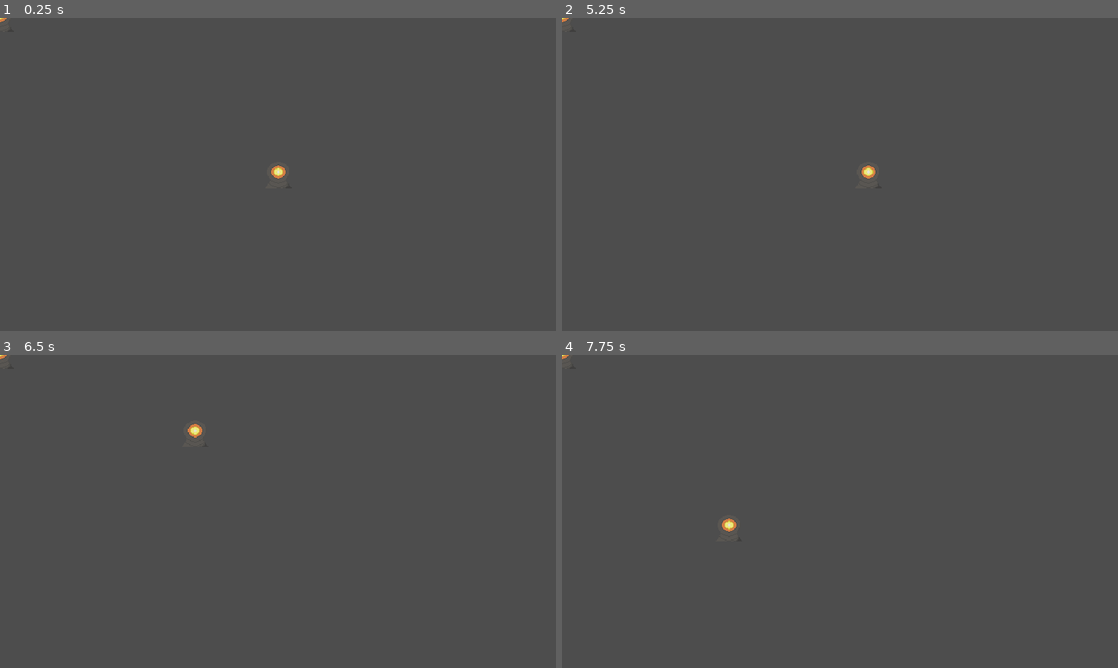
Above: before the commit, frames 1-4 (two rows, left to right).
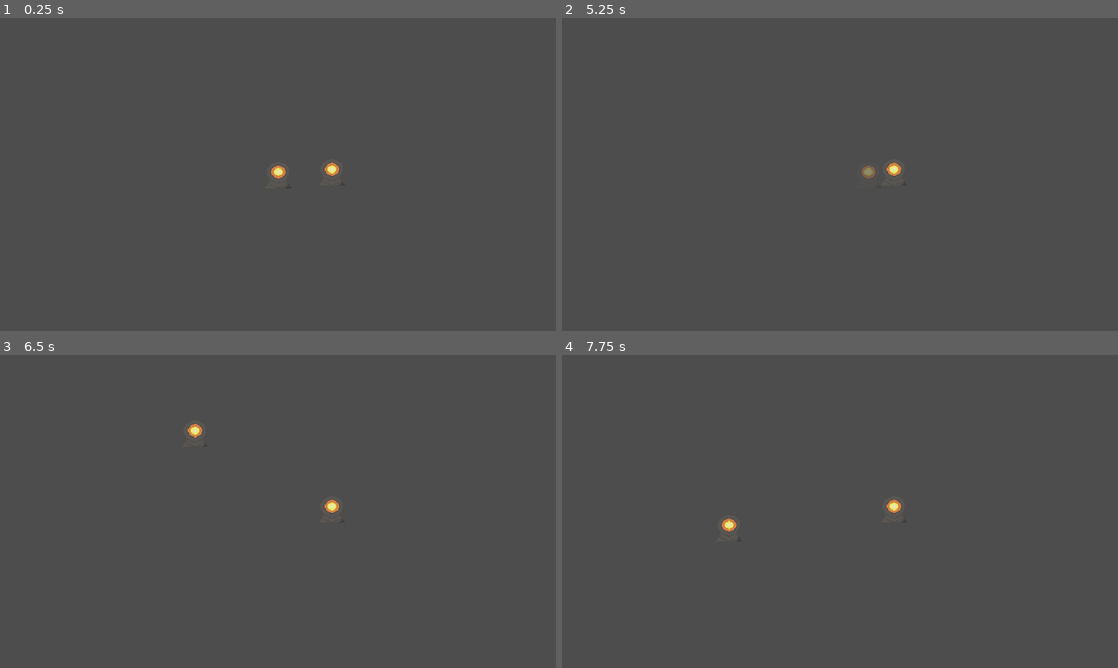
Above: after the commit, the same moments.

Repository: sushitoad/tower-defense-prototype
Game: Godot game, scene res://fixing_nearby_beacons.tscn
Same seed, same stepped clock (60 frames per second), same inputs: the game is played once before the commit and once after it. This scene is started directly instead of the project's main scene.
Inputs (mouse positions are in pixels of both pictures, inside the frame that each line leads up to):
- Up to frame 1 (0.25 s): no input
- Up to frame 2 (5.25 s): tap Enter at 0.5, 2, 3.5 s; move the mouse to (962, 158) at 0.52 s; tap S (CameraDown) at 0.6, 4.35 s; tap Space at 1.25, 2.75, 4.25 s; move the mouse to (728, 190) at 1.27 s; tap A (CameraLeft) at 1.35, 5.1 s; move the mouse to (895, 105) at 2.02 s; tap D (CameraRight) at 2.1 s; move the mouse to (812, 237) at 2.77 s; tap W (CameraUp) at 2.85 s; move the mouse to (1006, 221) at 3.52 s; click (1006, 221) at 3.6 s; move the mouse to (673, 127) at 4.27 s; move the mouse to (867, 174) at 5.02 s
- Up to frame 3 (6.5 s): move the mouse to (194, 433) at 5.77 s; tap D (CameraRight) at 5.85 s
- Up to frame 4 (7.75 s): move the mouse to (962, 495) at 6.52 s; tap W (CameraUp) at 6.6 s; move the mouse to (728, 527) at 7.27 s; click (728, 527) at 7.35 s

The runs differ from the first frame. In frame 1, less than 0.1% of the frame differs, in the area x 0-61%, y 0-51%; in frame 2, 0.2%, in the area x 0-61%, y 0-52%; in frame 3, less than 0.1%; in frame 4, less than 0.1%.

Commit message:
bug fix and notes

Diff:
--- a/fixing_nearby_beacons.tscn
+++ b/fixing_nearby_beacons.tscn
@@ -5,6 +5,7 @@
 [node name="fixing nearby beacons" type="Node2D"]
 
 [node name="new beacon" parent="." instance=ExtResource("1_epesy")]
+position = Vector2(390, 181)
 
 [node name="new beacon2" parent="." instance=ExtResource("1_epesy")]
 position = Vector2(198, 140)
--- a/scripts/new_beacon.gd
+++ b/scripts/new_beacon.gd
@@ -21,10 +21,22 @@
 
 var nearbyBeaconShape: Shape2D
 
+#okay what are the modular elements we need?
+#fires a bullet at enemies
+#slows enemies in a radius
+#applies lightburn to enemies in a radius
+#gives/drains charge over time?
+#heals other beacons in radius over time
+#draw lines to other beacons?
+#Im sure some things will need to be custom
+
+
 func _ready() -> void:
 	nearbyBeaconShape = find_child("NearbyBeaconShape2D").shape
 	nearbyBeaconShape.radius = nearbyBeaconRadius
 	baseColor = $Sprite2D.modulate
+	if is_being_placed:
+		isBeingPlaced = true
 
 func _physics_process(delta: float) -> void:
 	if is_being_placed:
@@ -32,7 +44,8 @@
 
 func _process(delta: float) -> void:
 	if isBeingPlaced:
-		var noneTooClose: bool = true
+		#this assumes that nearbyRadius is bigger than distanceNeededToPlace
+		#i think I'm ok with that but I wanna remember
 		for beacon in nearbyBeacons:
 			var distanceNeeded: float = distanceNeededToPlace
 			if beacon.beaconType == GlobalEnums.BeaconType.HEARTFIRE:
@@ -42,10 +55,9 @@
 				print("get away from meeeeee")
 				tooCloseToOthers = true
 				$Sprite2D.modulate = dimColor
-				noneTooClose = false
-		if noneTooClose:
-			tooCloseToOthers = false
-			$Sprite2D.modulate = baseColor
+			else:
+				tooCloseToOthers = false
+				$Sprite2D.modulate = baseColor
 
 func OnPlaced():
 	print(self.name + " was just placed :)")
